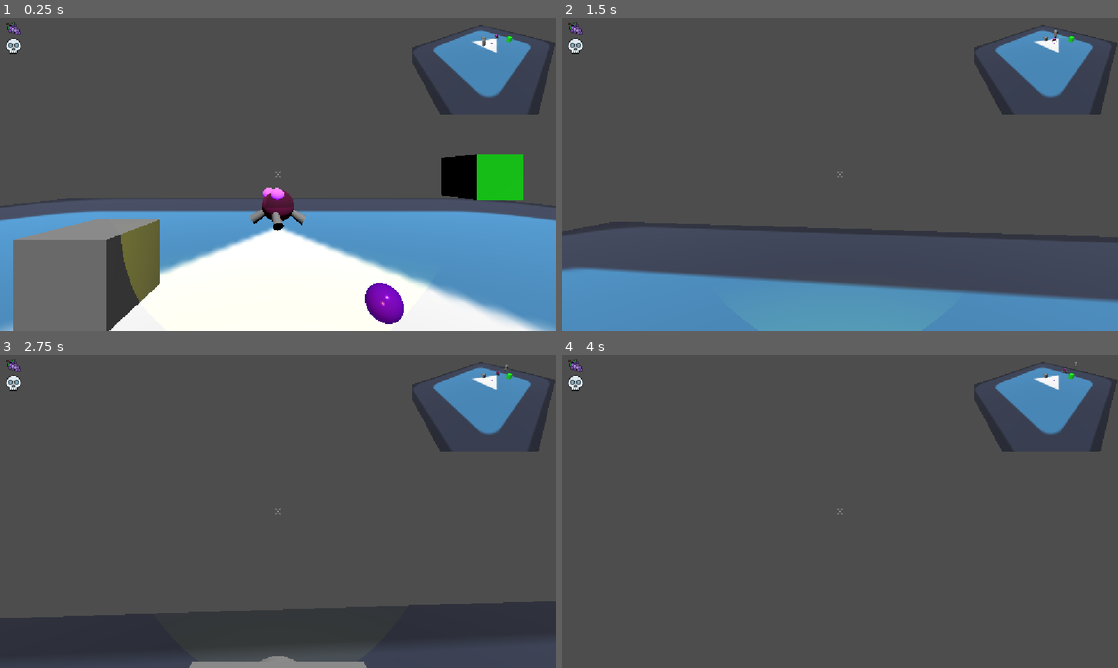
Above: before the commit, frames 1-4 (two rows, left to right).
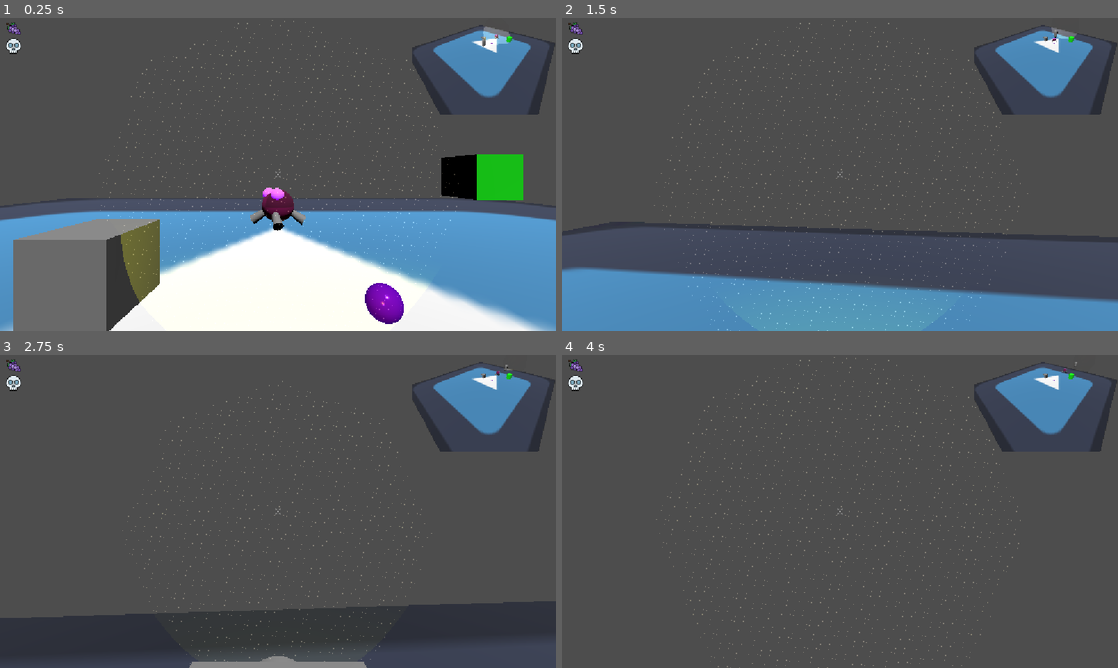
Above: after the commit, the same moments.

Repository: BrokHoly/spark-them-all
Game: Godot game, scene res://levels/sand_box.tscn
The game is run twice, just before and just after one commit, with the same random seed, the same clock (stepped at 60 frames per second) and the same inputs. The engine's default icon, where the game draws it, is replaced by a stand-in: a white triangle on a blue panel in a dark square.
Inputs (mouse positions are in pixels of both pictures, inside the frame that each line leads up to):
- Up to frame 1 (0.25 s): no input
- Up to frame 2 (1.5 s): move the mouse to (867, 174) at 0.52 s; press the mouse at (867, 174) at 0.53 s; hold W (move_forward) from 0.53 s (still down); tap Space (jump) at 0.77 s; move the mouse to (812, 174) at 1.27 s; release the mouse at (812, 174) at 1.28 s; tap F (interact) at 1.35 s
- Up to frame 3 (2.75 s): keep holding W (move_forward); tap Space (jump) at 1.52 s; move the mouse to (289, 505) at 2.02 s; hold Ctrl (sprint) from 2.03 s (still down)
- Up to frame 4 (4 s): keep holding W (move_forward); move the mouse to (834, 517) at 2.77 s; release Ctrl (sprint) at 2.78 s; click (834, 517) at 2.85 s; tap Space (jump) at 3.02, 3.77 s; tap Enter at 3.5 s; move the mouse to (878, 514) at 3.52 s; hold F (interact) from 3.53 s (still down)

The runs differ from the first frame. In frame 1, 0.8% of the frame differs, in the area x 17-92%, y 0-97%; in frame 2, 0.8%, in the area x 16-93%, y 0-100%; in frame 3, 0.5%; in frame 4, 0.8%.

Commit message:
new idea for lamp & adding Attributes

Diff:
--- a/characters/player/player.gd
+++ b/characters/player/player.gd
@@ -47,6 +47,7 @@
 @onready var raycast: RayCast3D = $FPSAnchor/RayCast3D
 @onready var hud: HUD = $Hud
 
+const STATS: Dictionary = Dictionary();
 
 func _ready() -> void:
 	Input.set_mouse_mode(Input.MOUSE_MODE_CAPTURED)
--- a/characters/player/player.tscn
+++ b/characters/player/player.tscn
@@ -10,6 +10,20 @@
 [sub_resource type="CapsuleMesh" id="CapsuleMesh_508ok"]
 
 [sub_resource type="CylinderShape3D" id="CylinderShape3D_5dc8e"]
+
+[sub_resource type="StandardMaterial3D" id="StandardMaterial3D_5dc8e"]
+transparency = 1
+blend_mode = 1
+albedo_color = Color(0.99607843, 0.9137255, 0.74509805, 0.22745098)
+emission_enabled = true
+emission = Color(0.99607843, 0.9137255, 0.74509805, 1)
+emission_energy_multiplier = 0.5
+proximity_fade_distance = 5.0
+distance_fade_mode = 3
+distance_fade_min_distance = 3.0
+distance_fade_max_distance = 5.0
+stencil_flags = 2
+stencil_color = Color(0.99607843, 0.9137255, 0.74509805, 1)
 
 [sub_resource type="SphereShape3D" id="SphereShape3D_exd8k"]
 
@@ -45,6 +59,16 @@
 
 [node name="Lamp" parent="LampAnchor" unique_id=930500765 instance=ExtResource("2_exd8k")]
 transform = Transform3D(-1, 0, -8.742278e-08, 0, 1, 0, 8.742278e-08, 0, -1, 0, 0, -0.3578018)
+
+[node name="CSGCylinder3D" type="CSGCylinder3D" parent="LampAnchor" unique_id=588134717]
+transform = Transform3D(1, 0, 0, 0, -4.371139e-08, -1, 0, 1, -4.371139e-08, 0, 0, -2.925982)
+use_collision = true
+collision_layer = 16
+collision_mask = 4
+radius = 5.0
+height = 5.0
+cone = true
+material = SubResource("StandardMaterial3D_5dc8e")
 
 [node name="FPSAnchor" type="Node3D" parent="." unique_id=1330128308]
 transform = Transform3D(1, 0, 0, 0, 1, 0, 0, 0, 1, 0, 1.7, 0)
